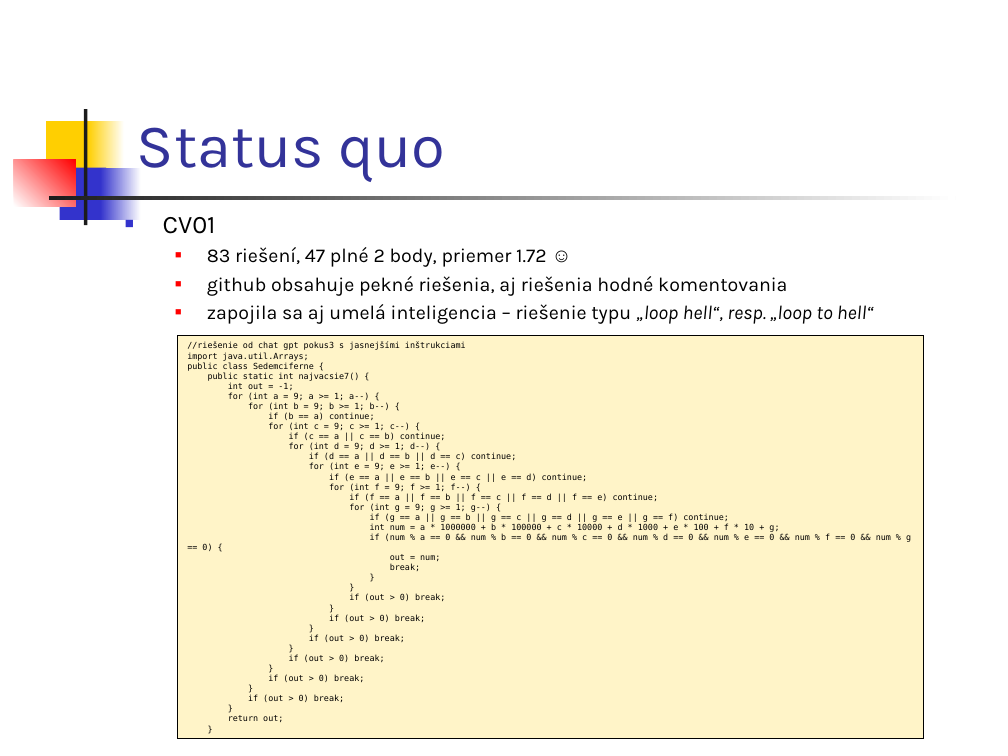
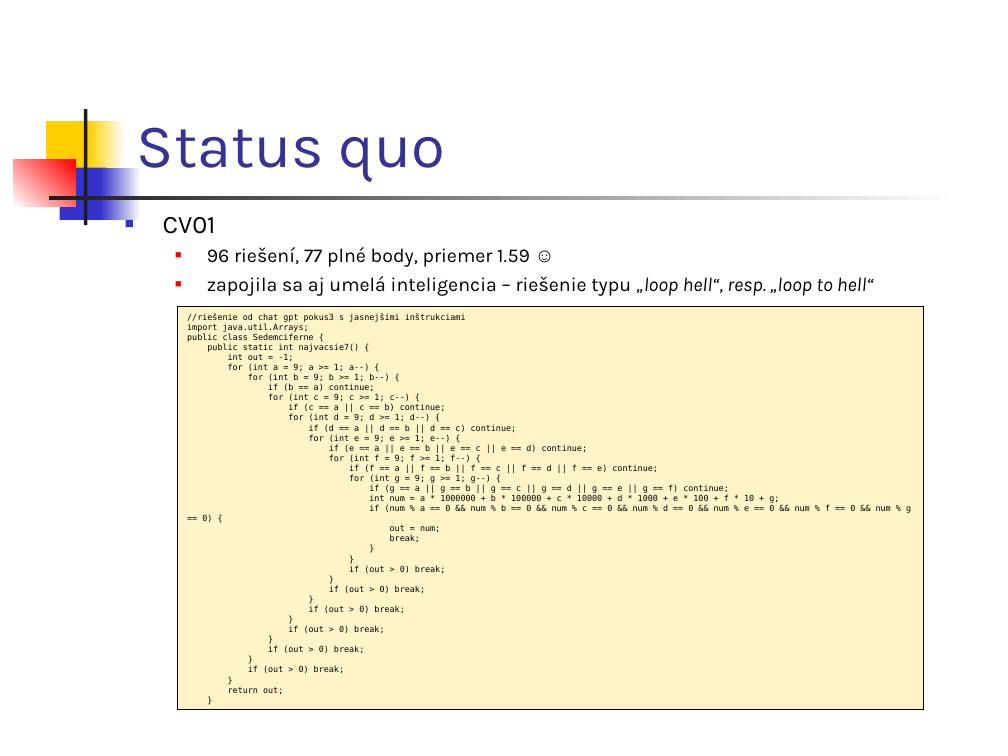
Before and after one commit to Programovanie4/Prednasky, a slide deck: slide 4 of 02/02_java.ppt. Drawn at 1008x756 pixels with LibreOffice and Linux fonts; fonts in the diff are those of the drawing. Boxes give left, top, right and bottom in pixels: in the first picture for what was removed or moved away, otherwise in the second. Text is boxed around its words. In the diff, an @@ line names an element or a change of style, - is before the commit and + after.

```diff
--- a/02/02_java.ppt
+++ b/02/02_java.ppt
@@ text at (x1=207, y1=247, x2=530, y2=267): text changed @@
-  ■ 83 riešení, 47 plné 2 body, priemer 1.72 ☺
-  ■ github obsahuje pekné riešenia, aj riešenia hodné komentovania
+  ■ 96 riešení, 77 plné body, priemer 1.59 ☺
@@ rectangle "//riešenie od chat gpt pokus3 ..." moved from (x1=177, y1=336, x2=923, y2=739) to (x1=177, y1=306, x2=923, y2=710) @@
```
Also in this commit, not shown: 5 other slides changed, 4 slides added, 1 slide removed, 1 other file.
